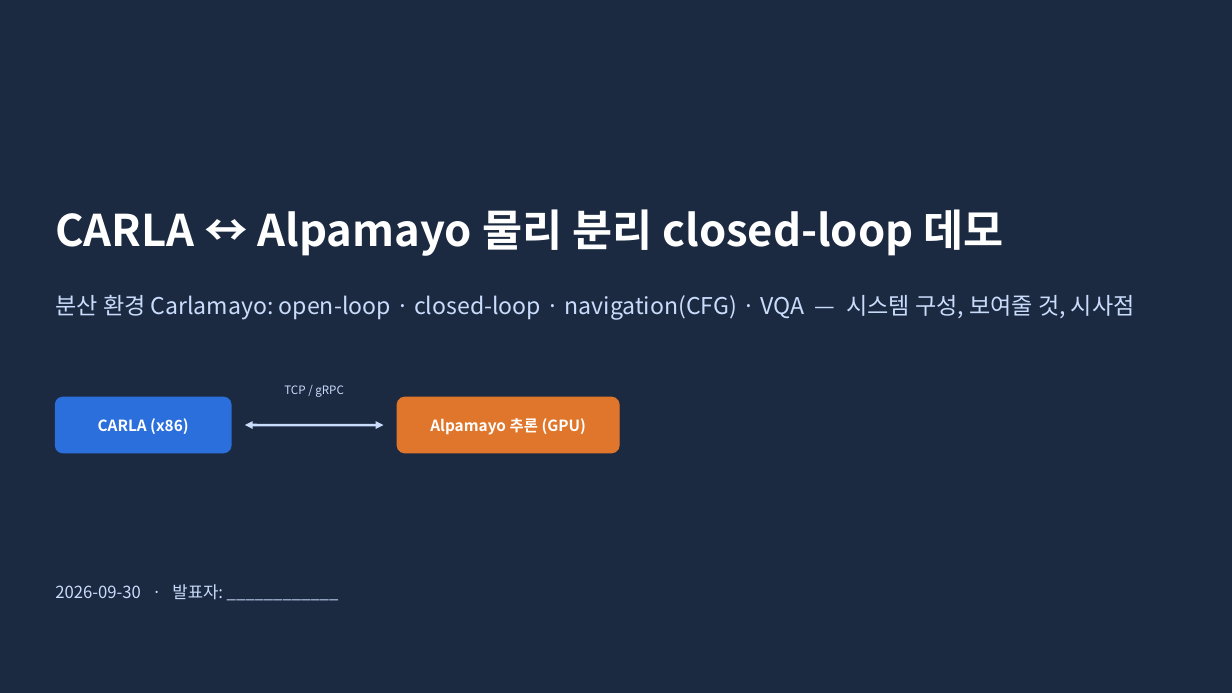
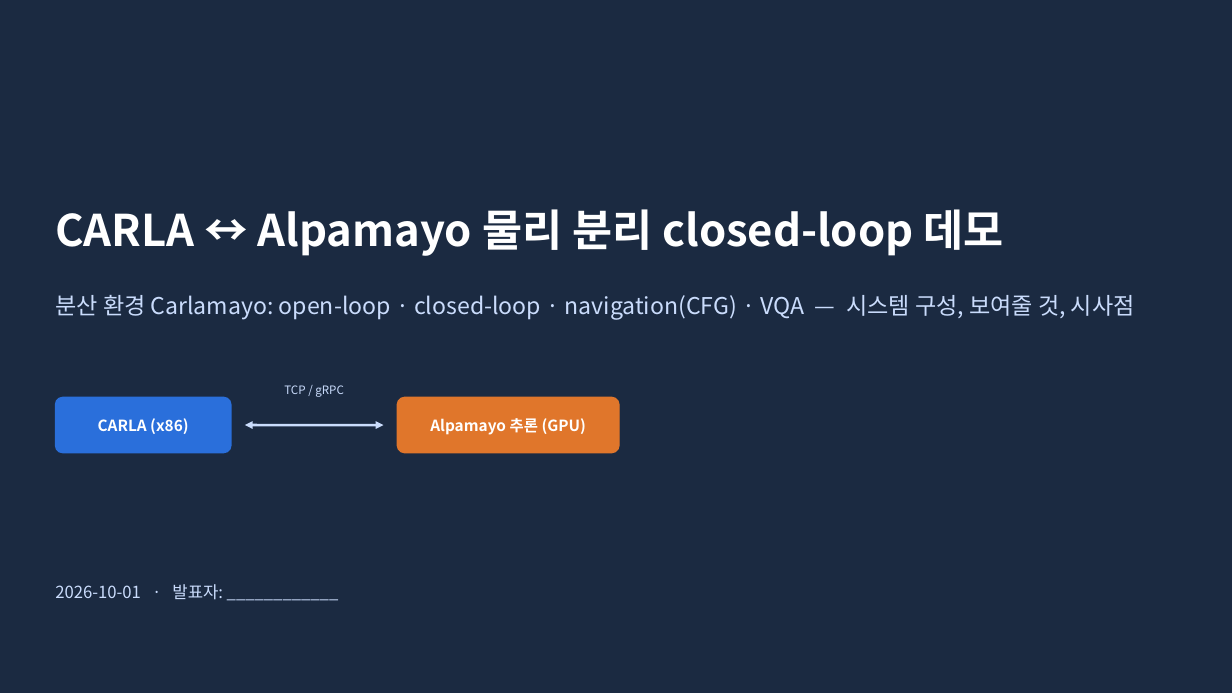
Before and after one commit to JwonMoon/carlamayo-my-distributed, a slide deck: slide 1 of docs/distributed/demo-overview.pptx. Drawn at 1232x693 pixels with LibreOffice and Linux fonts; fonts in the diff are those of the drawing. Boxes give left, top, right and bottom in pixels: in the first picture for what was removed or moved away, otherwise in the second. Text is boxed around its words. In the diff, an @@ line names an element or a change of style, - is before the commit and + after.

```diff
--- a/docs/distributed/demo-overview.pptx
+++ b/docs/distributed/demo-overview.pptx
@@ text at (55,584,223,600): text changed @@
-2026-09-30 · 발표자: ____________
+2026-10-01 · 발표자: ____________
```
Also in this commit, not shown: 15 other slides changed, 1 slide added, 7 other files.
